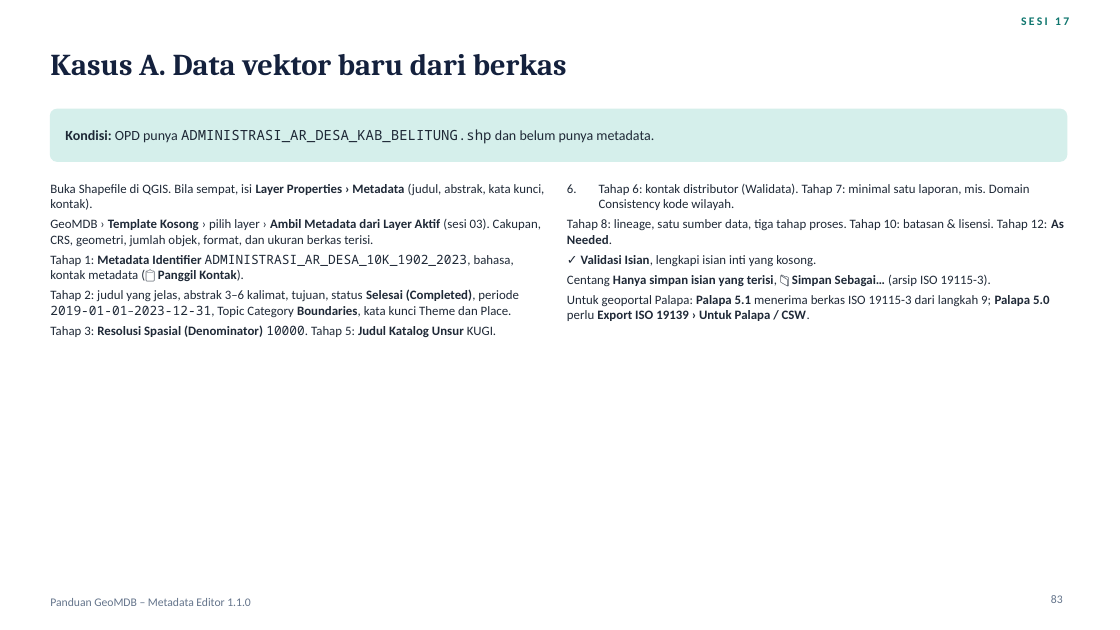
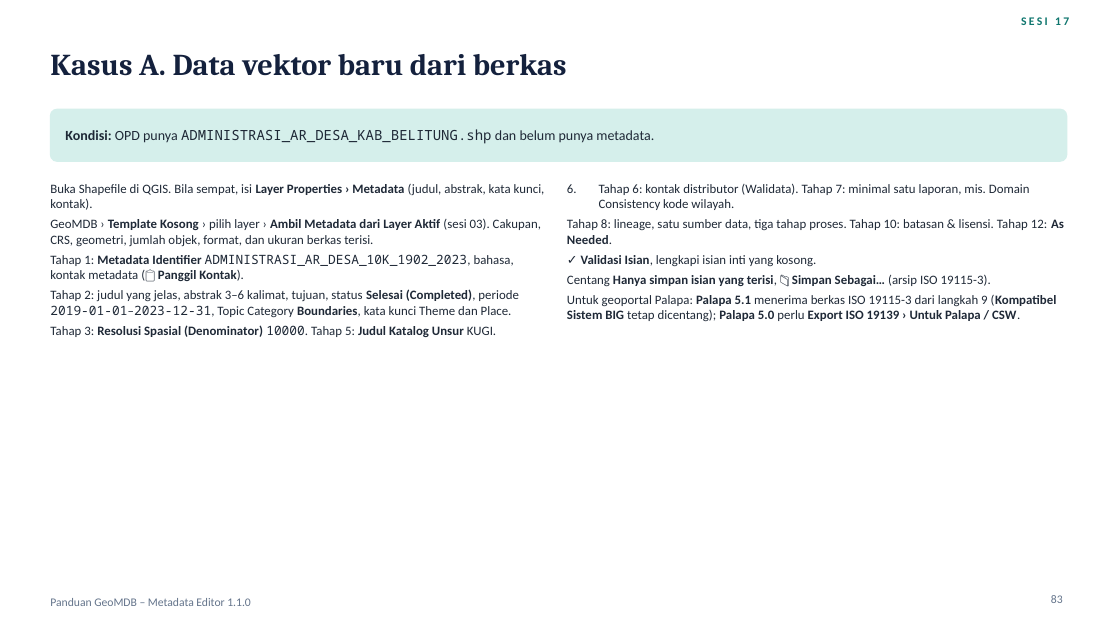
Before and after one commit to wendraalqassam/iso19115_metadata_editor, a slide deck: slide 83 of docs/Panduan-GeoMDB-Metadata-Editor.pptx. Drawn at 1120x630 pixels with LibreOffice and Linux fonts; fonts in the diff are those of the drawing. Boxes give left, top, right and bottom in pixels: in the first picture for what was removed or moved away, otherwise in the second. Text is boxed around its words. In the diff, an @@ line names an element or a change of style, - is before the commit and + after.

Commit message:
Palapa 5.1: ISO 19115-3 only, saved with "Kompatibel Sistem BIG"
Palapa 5.1 does not accept ISO 19139; it takes the ISO 19115-3 file from Save with the
"Kompatibel Sistem BIG" and "Hanya simpan isian yang terisi" options checked. The "Untuk Palapa / CSW"
ISO 19139 export is for Palapa 5.0 (and pycsw/CSW-T). Deck (session 13 Palapa slide, export
conditions, option combinations, case study A, troubleshooting, FAQ, summary) and README updated.

```diff
--- a/docs/Panduan-GeoMDB-Metadata-Editor.pptx
+++ b/docs/Panduan-GeoMDB-Metadata-Editor.pptx
@@ text at <box>567,295,1057,321</box>: text changed @@
-10. Untuk geoportal Palapa: Palapa 5.1 menerima berkas ISO 19115-3 dari langkah 9; Palapa 5.0 perlu Export ISO 19139 › Untuk Palapa / CSW.
+10. Untuk geoportal Palapa: Palapa 5.1 menerima berkas ISO 19115-3 dari langkah 9 (Kompatibel Sistem BIG tetap dicentang); Palapa 5.0 perlu Export ISO 19139 › Untuk Palapa / CSW.
```
Also in this commit, not shown: 7 other slides changed, 1 other file.
